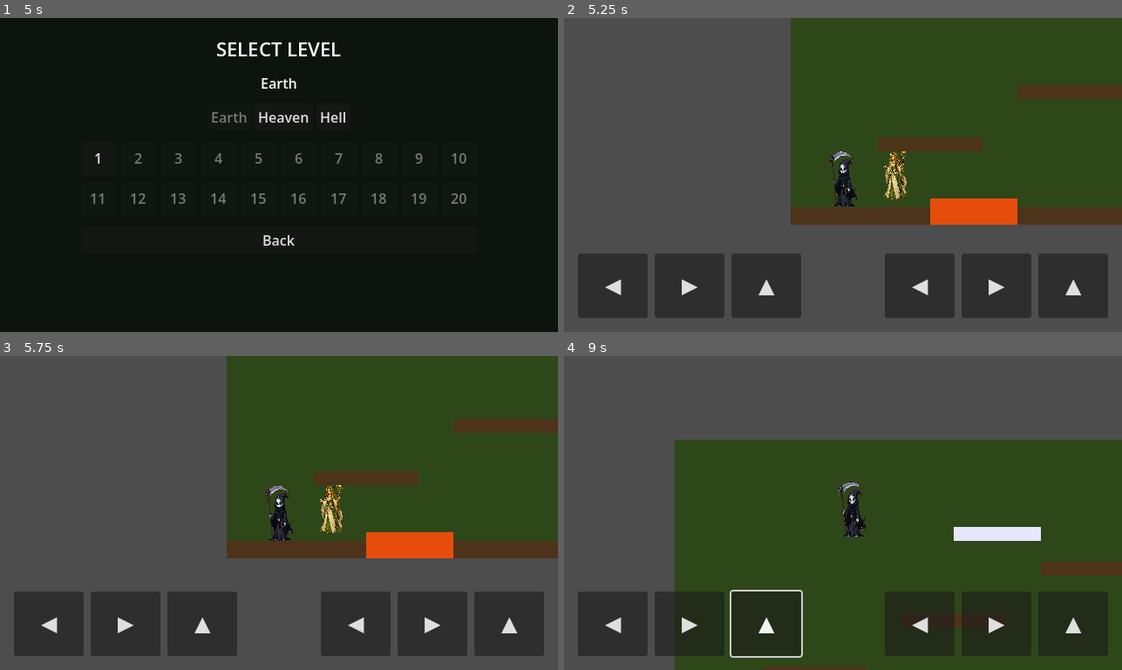
Above: before the commit, frames 1-4 (two rows, left to right).
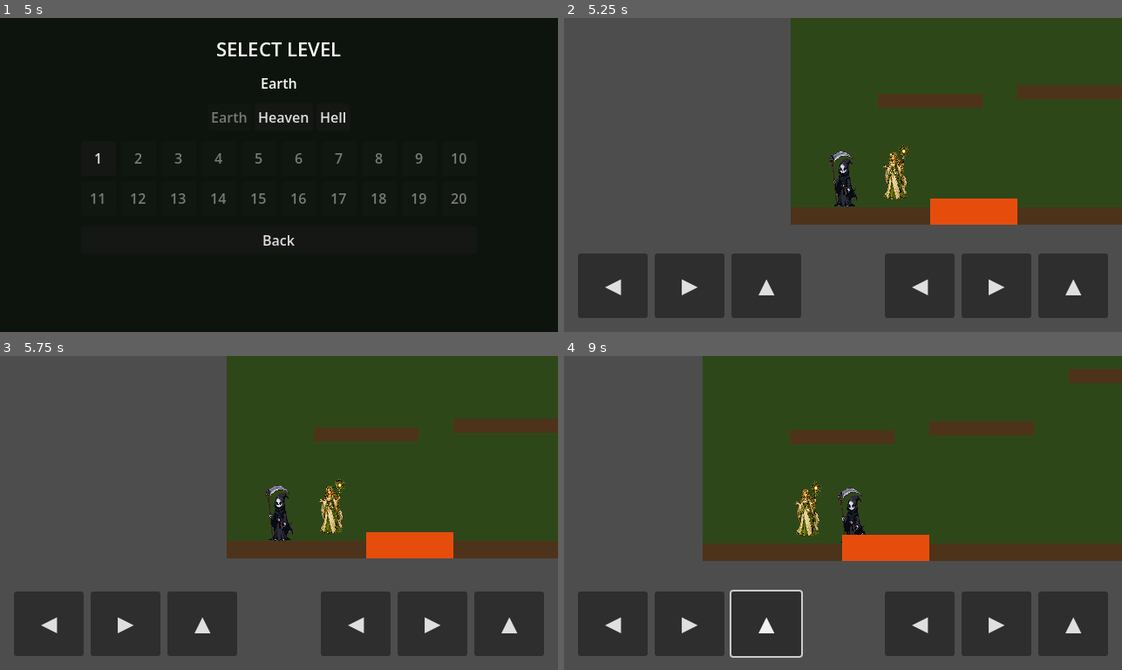
Above: after the commit, the same moments.

Repository: mionsek/life-death
Game: Godot game, scene res://scenes/ui/MainMenu.tscn
The game is run twice, just before and just after one commit, with the same random seed, the same clock (stepped at 60 frames per second) and the same inputs.
Inputs (mouse positions are in pixels of both pictures, inside the frame that each line leads up to):
- Up to frame 1 (5 s): click "Start Game" at 0.5 s; click "Heaven" at 1.25 s; click "Earth" at 2 s; click "Hell" at 2.75 s; click "Back" at 3.5 s; click "Start Game" at 4.25 s
- Up to frame 2 (5.25 s): click "1" at 5 s
- Up to frame 3 (5.75 s): no input
- Up to frame 4 (9 s): click "◀" at 5.75 s; click "▶" at 6.5 s; click "▲" at 7.25 s; tap Enter (ui_accept) at 8, 8.27 s; move the mouse to (965, 497) at 8.02 s; hold Right (ui_right) 8.03-8.75 s; hold Shift 8.03-8.75 s; click (965, 497) at 8.17 s; drag from (731, 528) to (815, 575) at 8.77 s

Frame 1 is identical in both runs. In frame 2, 1.7% of the frame differs, in the area x 56-75%, y 24-43%; in frame 3, 1.7%; in frame 4, 44%, in the area x 19-100%, y 0-100%.

Commit message:
fix: raise PlatformA to y=210 to avoid Guardian spawn collision

Diff:
--- a/game/scenes/levels/earth/Level_Earth_01.tscn
+++ b/game/scenes/levels/earth/Level_Earth_01.tscn
@@ -65,7 +65,7 @@
 color = Color(0.3, 0.2, 0.1, 1)
 
 [node name="PlatformA" type="StaticBody2D" parent="Platforms"]
-position = Vector2(100, 260)
+position = Vector2(100, 210)
 collision_layer = 4
 collision_mask = 0
 
